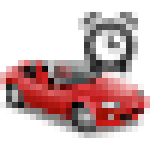
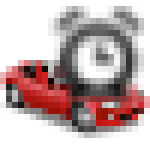
Layer changes from the first 150x150 image to the second:
painted on "Clipboard" over <box>48,6,144,108</box>
